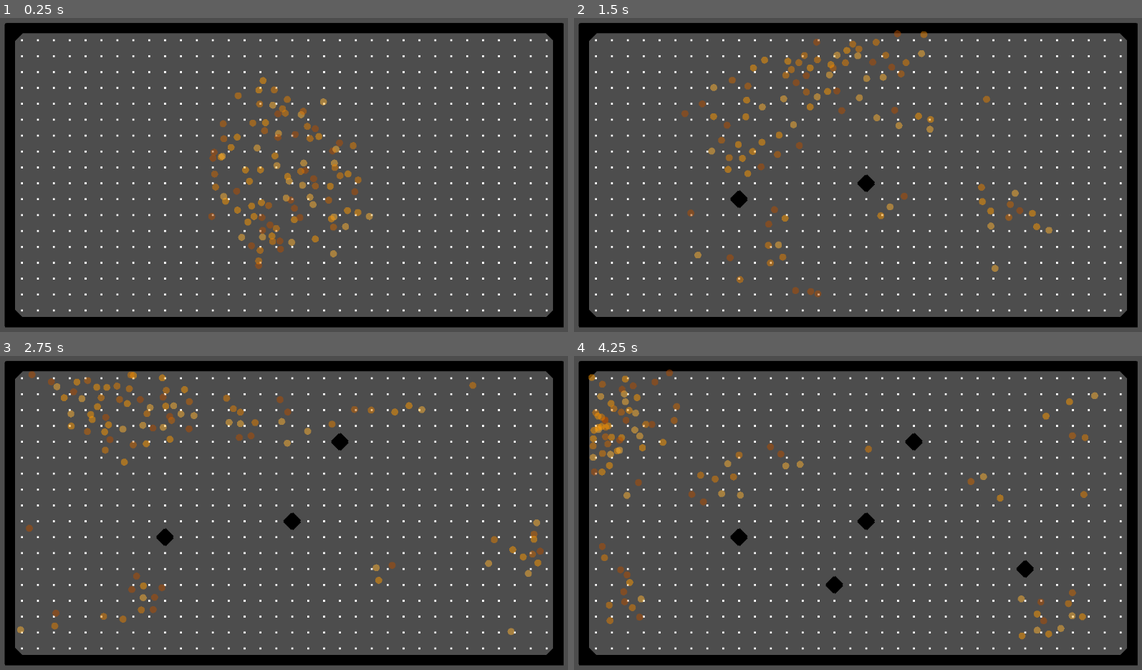
Above: before the commit, frames 1-4 (two rows, left to right).
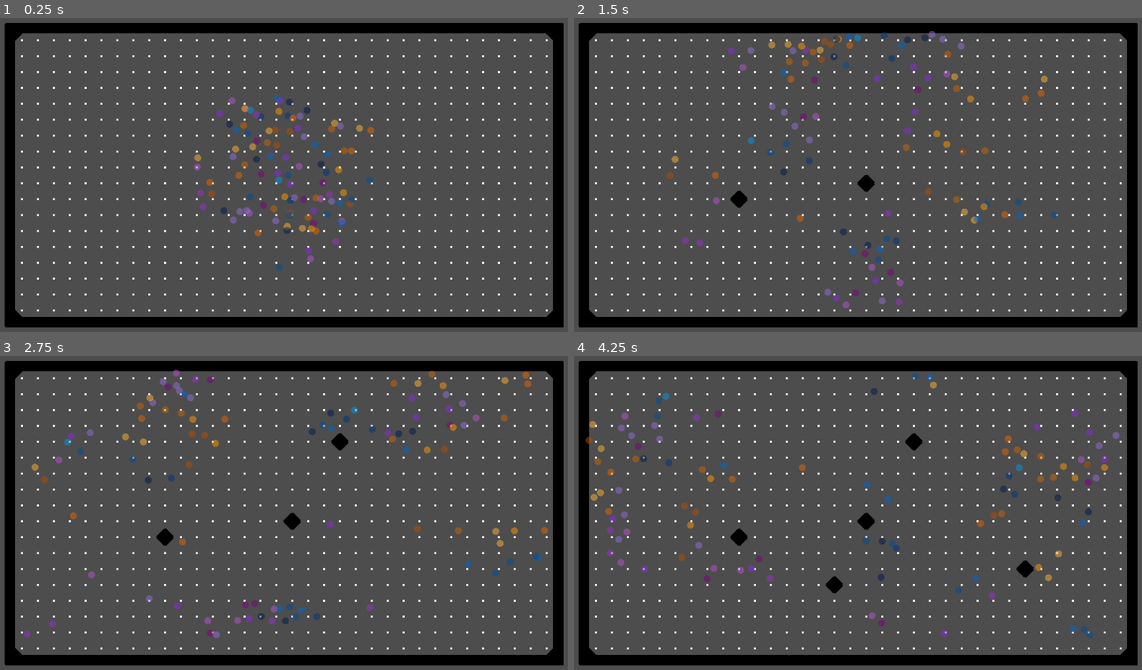
Above: after the commit, the same moments.

Repository: joesobo/EcoSystem
Game: Godot game, scene res://scenes/marching_squares.tscn
Two runs of this game, one before a commit and one after it. Both use one fixed random seed, a clock stepped at 60 frames per second and the inputs below.
Inputs (mouse positions are in pixels of both pictures, inside the frame that each line leads up to):
- Up to frame 1 (0.25 s): no input
- Up to frame 2 (1.5 s): move the mouse to (869, 181) at 0.52 s; click (869, 181) at 0.67 s; move the mouse to (738, 190) at 1.27 s; click (738, 190) at 1.42 s
- Up to frame 3 (2.75 s): move the mouse to (340, 443) at 2.02 s; click (340, 443) at 2.17 s
- Up to frame 4 (4.25 s): move the mouse to (829, 578) at 2.77 s; click (829, 578) at 2.92 s; move the mouse to (1028, 560) at 3.52 s; click (1028, 560) at 3.67 s

The runs differ from the first frame. In frame 1, 3.9% of the frame differs, in the area x 34-66%, y 18-81%; in frame 2, 4.2%, in the area x 16-86%, y 3-93%; in frame 3, 4.2%; in frame 4, 4.2%.

Commit message:
breaking up fish logic

Diff:
--- a/project.godot
+++ b/project.godot
@@ -15,6 +15,10 @@
 config/features=PackedStringArray("4.2", "Forward Plus")
 config/icon="res://icon.svg"
 
+[autoload]
+
+FishDefinition="*res://scripts/genetics/FishDefinition.gd"
+
 [display]
 
 window/size/always_on_top.editor=true
--- a/scenes/fish.tscn
+++ b/scenes/fish.tscn
@@ -9,8 +9,9 @@
 sprite = ""
 products = []
 mutations = []
-alleles = {}
-restrictions = {}
+alleles = []
+restrictions = []
+colors = []
 
 [sub_resource type="CircleShape2D" id="CircleShape2D_lor3c"]
 
--- a/scripts/Boid.gd
+++ b/scripts/Boid.gd
@@ -18,13 +18,6 @@
 
 @export var viewAngle = 200
 
-@export var color_palette = [
-	Color(0.0, 0.4, 0.8, 1.0),  # Blue
-	Color(0.0, 0.6, 0.9, 1.0),  # Lighter Blue
-	Color(0.0, 0.3, 0.6, 1.0),  # Darker Blue
-	Color(0.0, 0.2, 0.5, 1.0),  # Even Darker Blue
-	Color(0.0, 0.1, 0.3, 1.0),  # Darkest Blue
-]
 @export var type = 'Blue'
 
 @export var fish: Fish
@@ -72,8 +65,10 @@
 	speed = randf_range(maxSpeed / 2, maxSpeed)
 	velocity = randomVelocity()
 
-	debug_point_color = color_palette[randi() % color_palette.size()]
-	debug_point_color.a = 0.5
+func setup():
+	var random_color_index = randi() % fish.colors.size()
+	var fish_color = fish.colors[random_color_index]
+	debug_point_color = Color(fish_color[0], fish_color[1], fish_color[2], 0.5)
 
 func _draw():
 	draw_circle(Vector2.ZERO, debug_point_radius, debug_point_color)
@@ -130,7 +125,7 @@
 	if body != self && inVisionCone(body.global_position) && body not in food && body.type == 'Food':
 		food.append(body)
 
-	elif body != self && inVisionCone(body.global_position) && body.type == type && body not in flock:
+	elif body != self && inVisionCone(body.global_position) && body.type == type && body not in flock && body.fish.name == fish.name:
 		flock.append(body)
 
 	elif body != self && body.type == 'Predator' && body not in predators:
--- a/scripts/FishManager.gd
+++ b/scripts/FishManager.gd
@@ -4,20 +4,14 @@
 @export var fishScenes: Array[PackedScene] = []
 
 var viewport_rect
-var fish_data = {}
 
 func _ready():
 	viewport_rect = get_viewport_rect()
 
-	load_fish_data()
+	FishDefinition.load_fish_data()
 
 	for i in range(fishCount):
 		spawn_fish()
-
-func load_fish_data():
-	var file = "res://scripts/genetics/fishDefinitions.json"
-	var json_as_text = FileAccess.get_file_as_string(file)
-	fish_data = JSON.parse_string(json_as_text)
 
 func spawn_fish():
 	if fishScenes.size() == 0:
@@ -35,16 +29,7 @@
 	var radius = sqrt(randf()) * max_radius # Random radius, sqrt for even distribution
 	newFish.global_position = center + Vector2(cos(angle), sin(angle)) * radius
 
-	var selectedFishSpecies = fish_data.fishSpecies[0]
-	var fish = Fish.new(
-		selectedFishSpecies["name"],
-		selectedFishSpecies["sprite"],
-		selectedFishSpecies.get("products", []),
-		selectedFishSpecies.get("mutations", []),
-		selectedFishSpecies.get("alleles", {}),
-		selectedFishSpecies.get("restrictions", {})
-	)
-
 	add_child(newFish)
-	newFish.fish = fish
-	print(newFish.fish.name)
+	var fish_template = FishDefinition.find_template_by_index(randf() * 3)
+	newFish.fish = fish_template
+	newFish.setup()
--- a/scripts/genetics/Fish.gd
+++ b/scripts/genetics/Fish.gd
@@ -6,13 +6,15 @@
 @export var sprite: String
 @export var products: Array
 @export var mutations: Array
-@export var alleles: Dictionary
-@export var restrictions: Dictionary
+@export var alleles: Array
+@export var restrictions: Array
+@export var colors: Array
 
-func _init(name: String, sprite: String, products: Array, mutations: Array, alleles: Dictionary, restrictions: Dictionary):
+func _init(name: String, sprite: String, products: Array, mutations: Array, alleles: Array, restrictions: Array, colors: Array):
 	self.name = name
 	self.sprite = sprite
 	self.products = products
 	self.mutations = mutations
 	self.alleles = alleles
 	self.restrictions = restrictions
+	self.colors = colors
--- /dev/null
+++ b/scripts/genetics/FishDefinition.gd
@@ -0,0 +1,32 @@
+extends Node2D
+
+@export var fishList: Array[Fish] = []
+
+var fish_file = "res://scripts/genetics/fishDefinitions.json"
+
+func load_fish_data():
+	var json_as_text = FileAccess.get_file_as_string(fish_file)
+	var fish_data = JSON.parse_string(json_as_text)
+
+	for fish in fish_data.fishSpecies:
+		var new_fish = Fish.new(
+			fish["name"],
+			fish["sprite"],
+			fish.get("products", []),
+			fish.get("mutations", []),
+			fish.get("alleles", []),
+			fish.get("restrictions", []),
+			fish.get("colors", [])
+		)
+		fishList.append(new_fish)
+
+func find_template_by_type(type: String) -> Fish:
+	for fish in fishList:
+		if fish.name == type:
+			return fish
+	return null
+
+func find_template_by_index(index: int) -> Fish:
+	if index < fishList.size():
+		return fishList[index]
+	return null
--- a/scripts/genetics/fishDefinitions.json
+++ b/scripts/genetics/fishDefinitions.json
@@ -9,6 +9,13 @@
 					"count": 1,
 					"chance": 0.2
 				}
+			],
+			"colors": [
+				[1.0, 0.6, 0.0, 1.0],
+				[1.0, 0.7, 0.2, 1.0],
+				[0.9, 0.4, 0.0, 1.0],
+				[0.8, 0.4, 0.0, 1.0],
+				[0.7, 0.3, 0.0, 1.0]
 			]
 		},
 		{
@@ -20,6 +27,13 @@
 					"count": 1,
 					"chance": 0.2
 				}
+			],
+			"colors": [
+				[0.0, 0.4, 0.8, 1.0],
+        [0.0, 0.6, 0.9, 1.0],
+        [0.0, 0.3, 0.6, 1.0],
+        [0.0, 0.2, 0.5, 1.0],
+        [0.0, 0.1, 0.3, 1.0]
 			]
 		},
 		{
@@ -58,6 +72,13 @@
 					"biome": "shallow_ocean",
 					"temperature": "warm"
 				}
+			],
+			"colors": [
+				[0.5, 0.0, 0.5, 1.0],
+				[0.6, 0.19, 0.8, 1.0],
+				[0.54, 0.16, 0.88, 1.0],
+				[0.57, 0.43, 0.85, 1.0],
+				[0.72, 0.33, 0.82, 1.0]
 			]
 		}
 	]
